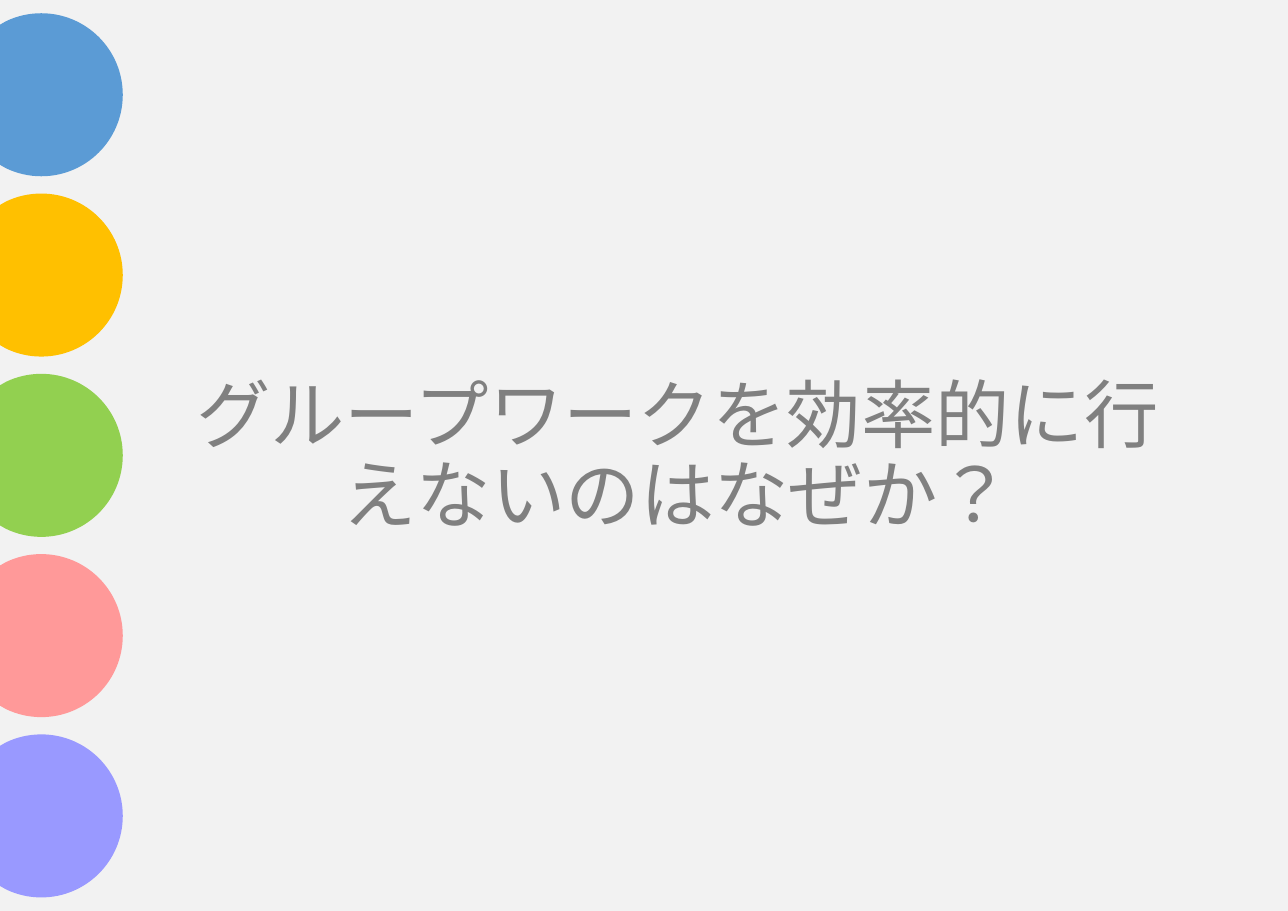
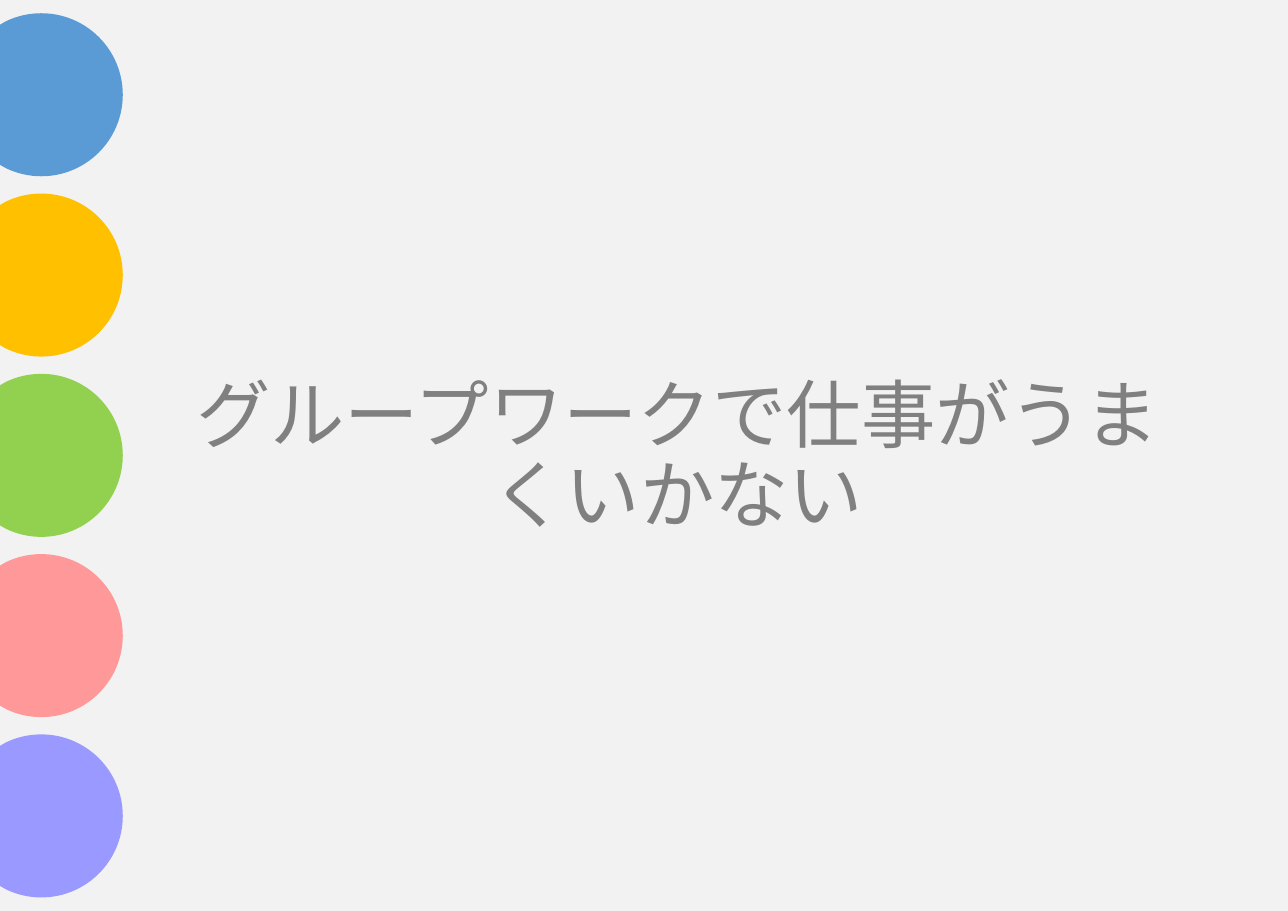
Before and after one commit to asojketest1/test, a slide deck: slide 5 of Funanaプレゼン.pptx. Drawn at 1288x911 pixels with LibreOffice and Linux fonts; fonts in the diff are those of the drawing. Boxes give left, top, right and bottom in pixels: in the first picture for what was removed or moved away, otherwise in the second. Text is boxed around its words. In the diff, an @@ line names an element or a change of style, - is before the commit and + after.

```diff
--- a/Funanaプレゼン.pptx
+++ b/Funanaプレゼン.pptx
@@ title at (x1=196, y1=379, x2=1158, y2=527): text changed @@
-グループワークを効率的に行えないのはなぜか？
+グループワークで仕事がうまくいかない
```
Also in this commit, not shown: 8 other slides changed, 10 slides added, 6 slides removed.
